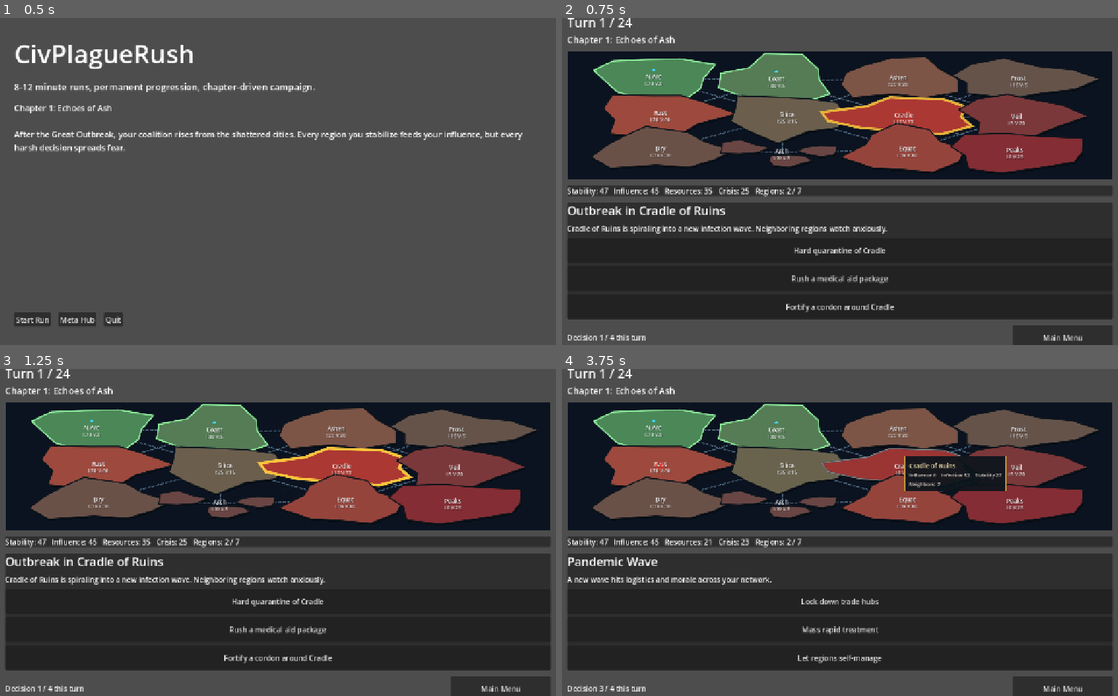
Above: before the commit, frames 1-4 (two rows, left to right).
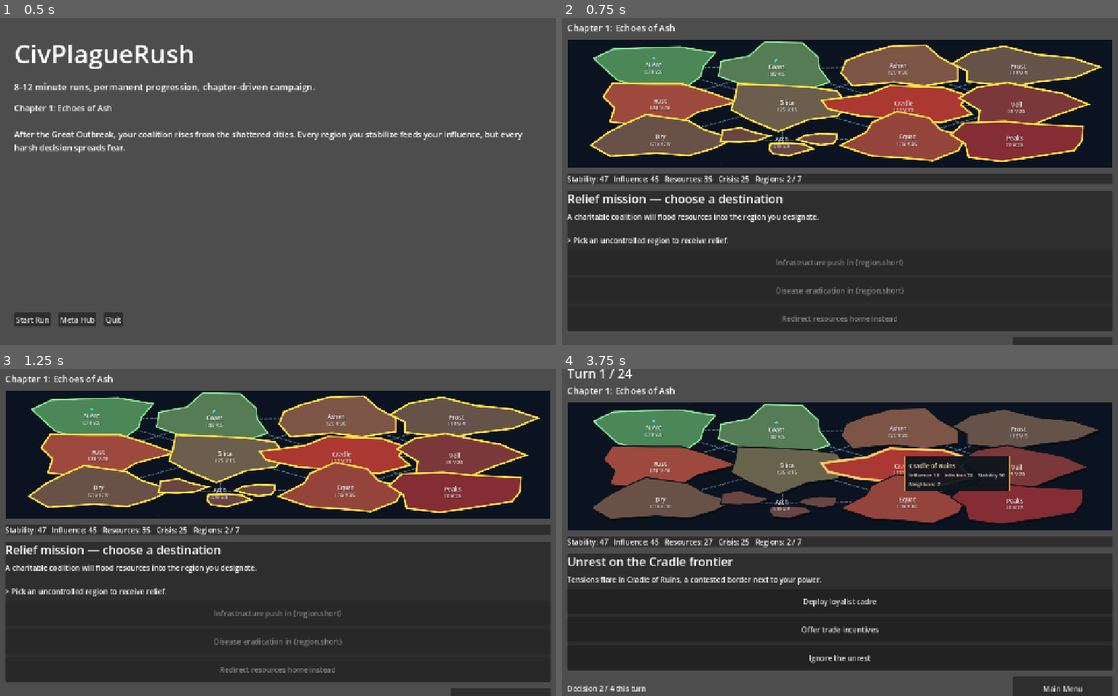
Above: after the commit, the same moments.

Repository: josemarnaiz/civplaguerush
Game: Godot game, scene res://scenes/MainMenu.tscn
The game is run twice, just before and just after one commit, with the same random seed, the same clock (stepped at 60 frames per second) and the same inputs.
Inputs (mouse positions are in pixels of both pictures, inside the frame that each line leads up to):
- Up to frame 1 (0.5 s): no input
- Up to frame 2 (0.75 s): click "Start Run" at 0.5 s
- Up to frame 3 (1.25 s): no input
- Up to frame 4 (3.75 s): click (840, 601) at 1.25 s, where only the run before the commit has a clickable "Hard quarantine of Cradle"; tap Enter at 2 s; drag from (840, 454) to (895, 460) at 2.02 s; drag from (723, 548) to (812, 597) at 2.77 s; click "Infrastructure push in Silica" at 3.5 s

Frame 1 is identical in both runs. In frame 2, 35% of the frame differs, in the area x 0-99%, y 0-99%; in frame 3, 35%; in frame 4, 2.1%.

Commit message:
Phase 4: propagation tuning + 3 new regional events + doc refresh
Closes the regional-map design doc's phased plan by making simulation
tuning fully data-driven, expanding the regional event pool, and
updating the doc with the actual implemented state.

- data/run_config.json: new `propagation` block exposes
  `rate`, `resistance_factor`, `passive_drift` and `global_crisis_decay`
  so balance can be tuned without touching code. Defaults match the
  previous constants (0.10 / 0.8 / 1 / 0) so behaviour is unchanged
  until someone adjusts the file.

- scripts/systems/region_grid.gd: `propagation_rate`,
  `resistance_factor` and `passive_drift` are now instance fields
  hydrated by `configure_propagation(dict)`. `propagate_infection`
  reads from them instead of the module constants.

- scripts/systems/world_simulation.gd: hydrates the grid right after
  `initialize` and stacks the run-config decay with whatever the meta
  layer contributes (`crisis_decay`) before each propagation tick.
  `apply_passive_influence_drift` is fed from config as well.

- data/events.json: three new regional events covering the previously
  underused templates.
  * `sabotage_strike` (template `frontier_controlled`): rival agents
    hit the player's frontier region. Choices trade resources for
    stability vs. retaliating outward at neighbors.
  * `cure_trial` (template `player_chooses`, filter `infected`):
    the player picks an infected region to pilot a cure; full
    rollout also cools down neighbors, opting out redirects funds.
  * `mass_migration` (template `bordering_controlled`): refugees
    pour into the unstable border next to the player. Open, seal,
    or resettle — each picks its own regional/adjacent trade-off.

- docs/DESIGN_regional_map.md: every phase checklist is now marked
  done with a note on what was actually shipped. Added a Phase 5
  "distribution" section documenting the Windows export + autoplay
  and flagging the remaining Web/Android validation work.

Validated live via MCP: 12 events loaded, `propagation_rate` reads
0.10 from run_config, and all three new events resolve their
templates against the starting grid (e.g. sabotage_strike targets
Northern Arcology, cure_trial surfaces 4 infected candidates, and
mass_migration lands on Cradle of Ruins with placeholders substituted).

Made-with: Cursor

Diff:
--- a/data/events.json
+++ b/data/events.json
@@ -187,5 +187,81 @@
         "effects": { "resources": 6, "influence": -3 }
       }
     ]
+  },
+  {
+    "id": "sabotage_strike",
+    "title": "Sabotage strike on {region.name}",
+    "description": "Rival agents target {region.name}, your frontier stronghold. Every neighbor is watching how you respond.",
+    "template": "frontier_controlled",
+    "choices": [
+      {
+        "label": "Deploy rapid response in {region.short}",
+        "effects_regional": { "influence": 4, "stability": 6 },
+        "effects_adjacent": { "influence": 2 },
+        "effects": { "resources": -9 }
+      },
+      {
+        "label": "Investigate quietly",
+        "effects_regional": { "influence": -3, "infection": 4 },
+        "effects": { "resources": -3, "crisis": 3 }
+      },
+      {
+        "label": "Rally a retaliation",
+        "effects_regional": { "influence": 6 },
+        "effects_adjacent": { "infection": 3 },
+        "effects": { "resources": -5, "stability": -4 }
+      }
+    ]
+  },
+  {
+    "id": "cure_trial",
+    "title": "Cure trial — choose a host region",
+    "description": "Researchers are ready to pilot a promising cure. Which infected region gets the trial?",
+    "template": "player_chooses",
+    "target_filter": "infected",
+    "target_prompt": "Pick an infected region to host the cure trial.",
+    "choices": [
+      {
+        "label": "Full rollout in {region.short}",
+        "effects_regional": { "infection": -22, "stability": 4 },
+        "effects_adjacent": { "infection": -4 },
+        "effects": { "resources": -12 }
+      },
+      {
+        "label": "Cautious limited trial in {region.short}",
+        "effects_regional": { "infection": -10 },
+        "effects": { "resources": -6, "influence": 2 }
+      },
+      {
+        "label": "Divert the funding to propaganda",
+        "effects": { "influence": 6, "resources": -3, "crisis": 2 }
+      }
+    ]
+  },
+  {
+    "id": "mass_migration",
+    "title": "Mass migration into {region.name}",
+    "description": "Refugees pour into {region.name}, destabilizing the border next to your power.",
+    "template": "bordering_controlled",
+    "choices": [
+      {
+        "label": "Open corridors into {region.short}",
+        "effects_regional": { "influence": 6, "infection": 4 },
+        "effects_adjacent": { "stability": 3 },
+        "effects": { "resources": -7 }
+      },
+      {
+        "label": "Seal the border",
+        "effects_regional": { "infection": -4, "influence": -3 },
+        "effects_adjacent": { "infection": 4 },
+        "effects": { "stability": 2 }
+      },
+      {
+        "label": "Resettle into adjacent holdings",
+        "effects_regional": { "infection": -2 },
+        "effects_adjacent": { "influence": 3, "stability": -3 },
+        "effects": { "resources": -4 }
+      }
+    ]
   }
 ]
--- a/data/run_config.json
+++ b/data/run_config.json
@@ -20,6 +20,12 @@
     "stability_below": 10,
     "crisis_above": 90
   },
+  "propagation": {
+    "rate": 0.10,
+    "resistance_factor": 0.8,
+    "passive_drift": 1,
+    "global_crisis_decay": 0
+  },
   "meta_rewards": {
     "base_credits": 20,
     "win_bonus": 50,
--- a/scripts/systems/region_grid.gd
+++ b/scripts/systems/region_grid.gd
@@ -9,6 +9,12 @@
 var region_order: Array = []
 var grid_cols: int = 4
 var grid_rows: int = 3
+
+# Tunable via run_config.json -> "propagation": { ... }. Defaults match the
+# constants above so existing callers keep the same behaviour.
+var propagation_rate: float = PROPAGATION_RATE
+var resistance_factor: float = RESISTANCE_FACTOR
+var passive_drift: int = 1
 
 var _rng: RandomNumberGenerator = RandomNumberGenerator.new()
 
@@ -39,6 +45,12 @@
 			"stability": clampi(int(start.get("stability", 50)), 0, 100)
 		}
 		region_order.append(id)
+
+
+func configure_propagation(config: Dictionary) -> void:
+	propagation_rate = float(config.get("rate", PROPAGATION_RATE))
+	resistance_factor = float(config.get("resistance_factor", RESISTANCE_FACTOR))
+	passive_drift = int(config.get("passive_drift", 1))
 
 
 func has_region(region_id: String) -> bool:
@@ -113,8 +125,8 @@
 			var n: Dictionary = regions[nid]
 			var diff: float = float(int(n["infection"]) - int(r["infection"]))
 			if diff > 0.0:
-				var resistance: float = 1.0 - (float(r["influence"]) / 100.0) * RESISTANCE_FACTOR
-				delta += diff * PROPAGATION_RATE * resistance
+				var resistance: float = 1.0 - (float(r["influence"]) / 100.0) * resistance_factor
+				delta += diff * propagation_rate * resistance
 		deltas[id] = delta
 
 	for id in region_order:
--- a/scripts/systems/world_simulation.gd
+++ b/scripts/systems/world_simulation.gd
@@ -22,6 +22,7 @@
 
 	region_grid = RegionGridClass.new()
 	region_grid.initialize(region_defs)
+	region_grid.configure_propagation(config.get("propagation", {}))
 
 	var base_state: Dictionary = config.get("starting_values", {})
 	world_state = {
@@ -106,10 +107,13 @@
 	world_state["resources"] = clampi(int(world_state["resources"]) + int(meta_modifiers.get("resources_per_turn", 0)), 0, 100)
 
 	# Infection propagation between neighbors, with meta decay softening the blow.
-	var decay: int = int(meta_modifiers.get("crisis_decay", 0))
+	# The base decay comes from run_config.propagation.global_crisis_decay and is
+	# stacked with whatever the player unlocked as meta crisis_decay.
+	var propagation_cfg: Dictionary = config.get("propagation", {})
+	var decay: int = int(propagation_cfg.get("global_crisis_decay", 0)) + int(meta_modifiers.get("crisis_decay", 0))
 	var before_crisis: int = region_grid.global_crisis()
 	region_grid.propagate_infection(decay)
-	region_grid.apply_passive_influence_drift(1)
+	region_grid.apply_passive_influence_drift(int(propagation_cfg.get("passive_drift", 1)))
 
 	# Rising pressure: push infection up slightly in the most infected region to keep tension.
 	region_grid.distribute_effect("spread_infection", 2, "infection", 1)
Not shown, changed: docs/DESIGN_regional_map.md
